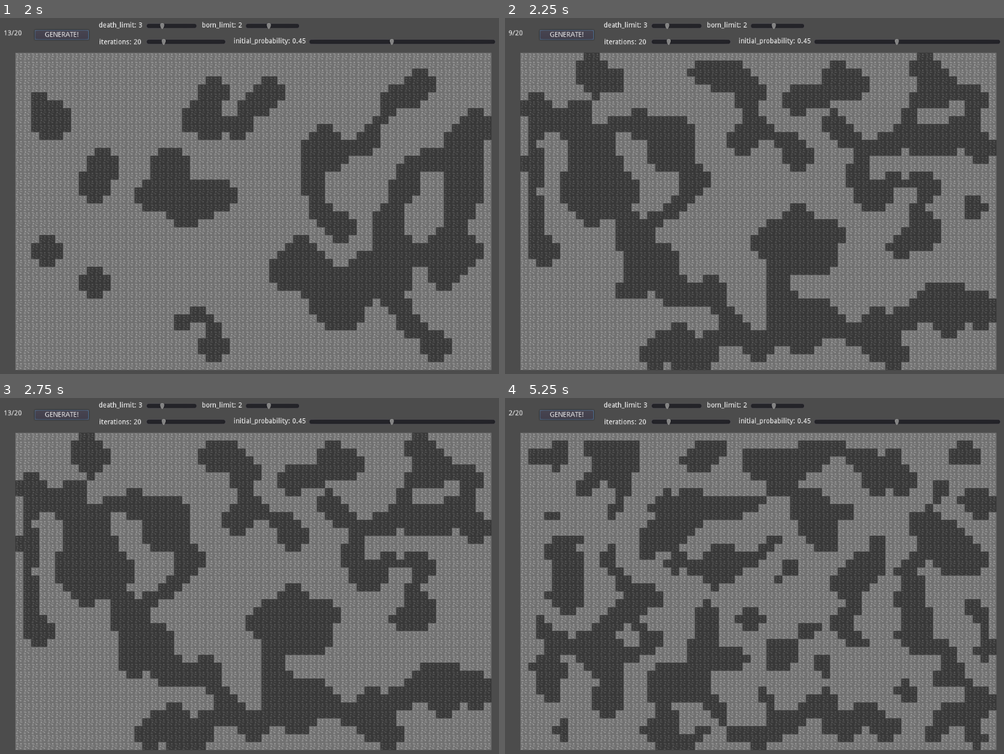
Above: before the commit, frames 1-4 (two rows, left to right).
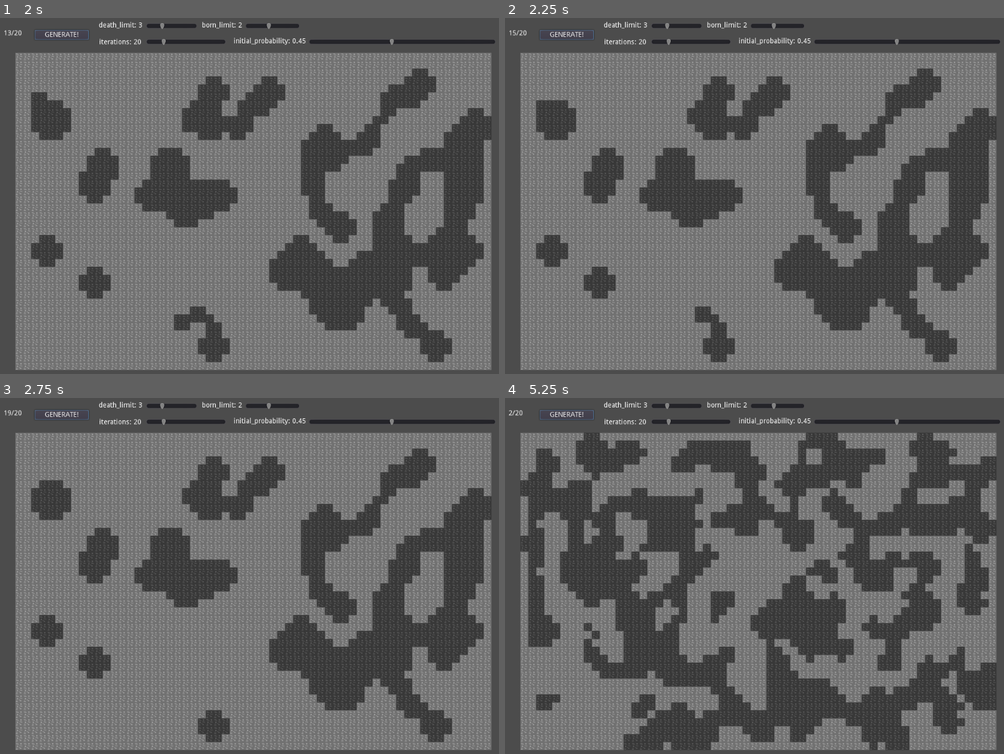
Above: after the commit, the same moments.

Repository: omar-polo/dungeon-generator
Game: Godot game, scene res://World.tscn
Two runs of this game, one before a commit and one after it. Both use one fixed random seed, a clock stepped at 60 frames per second and the inputs below.
Inputs:
- Up to frame 1 (2 s): click "GENERATE!" at 0.5 s; click "GENERATE!" at 1.25 s
- Up to frame 2 (2.25 s): click "GENERATE!" at 2 s
- Up to frame 3 (2.75 s): no input
- Up to frame 4 (5.25 s): tap Enter at 5 s

Frame 1 is identical in both runs. In frame 2, 40% of the frame differs, in the area x 0-99%, y 3-99%; in frame 3, 40%; in frame 4, 40%.

Commit message:
don't generate the map if still running

Diff:
--- a/World.gd
+++ b/World.gd
@@ -13,6 +13,9 @@
 onready var _label   : Label   = $Progress
 
 
+var _running := false
+
+
 func _ready() -> void:
 	pass
 
@@ -23,8 +26,11 @@
 
 
 func _on_Button_pressed() -> void:
-	_tilemap.clear()
-	_generate_map()
+	if not _running:
+		_running = true
+		_tilemap.clear()
+		yield(_generate_map(), "completed")
+		_running = false
 
 
 func _new_map() -> Array:
